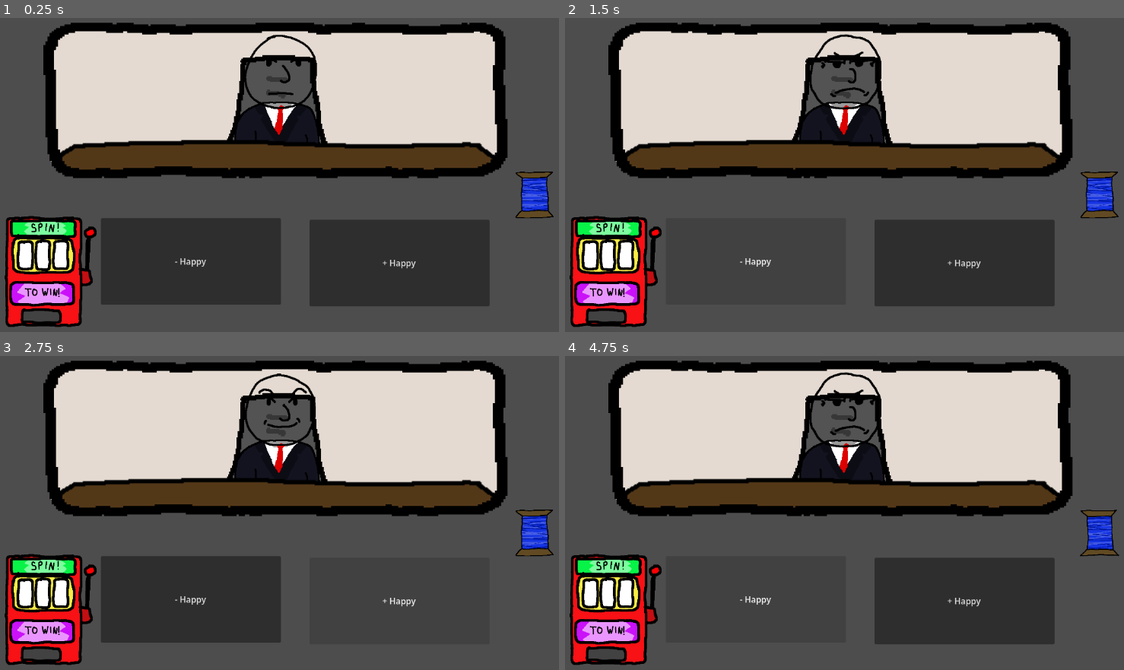
Above: before the commit, frames 1-4 (two rows, left to right).
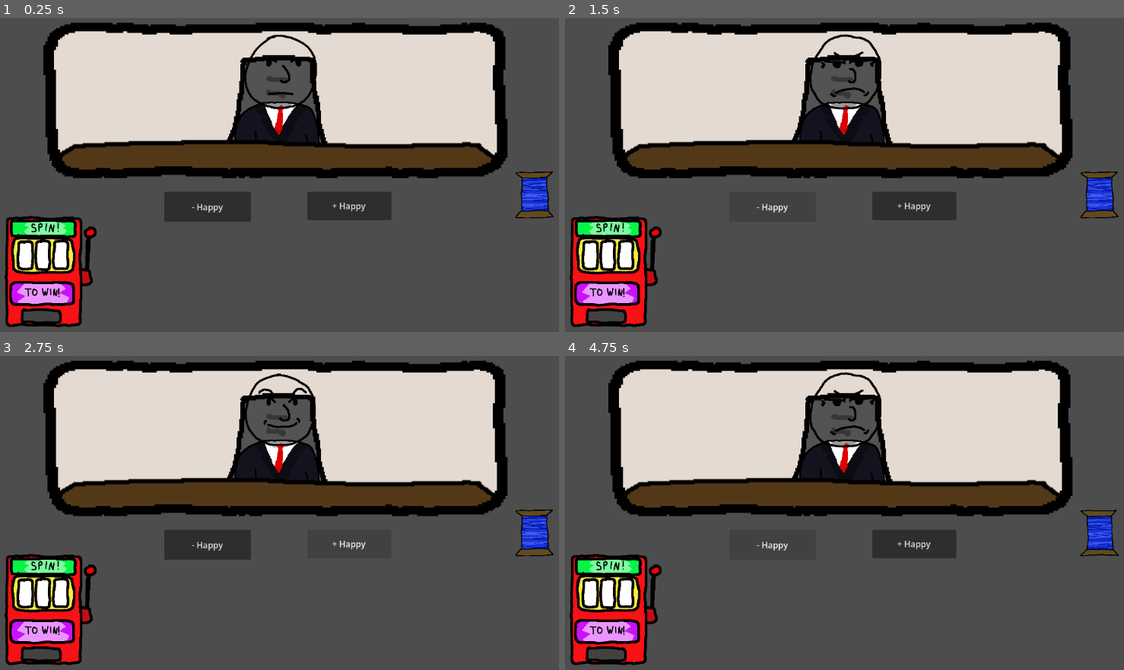
Above: after the commit, the same moments.

Repository: smelv384/spinittowinit
Game: Godot game, scene res://scenes/root.tscn
The game is run twice, just before and just after one commit, with the same random seed, the same clock (stepped at 60 frames per second) and the same inputs.
Inputs:
- Up to frame 1 (0.25 s): no input
- Up to frame 2 (1.5 s): click "+ Happy" at 0.5 s; click "- Happy" at 1.25 s
- Up to frame 3 (2.75 s): click "+ Happy" at 2 s
- Up to frame 4 (4.75 s): click "- Happy" at 2.75 s; click "+ Happy" at 3.5 s; click "- Happy" at 4.25 s

The runs differ from the first frame. In frame 1, 20% of the frame differs, in the area x 18-88%, y 55-92%; in frame 2, 10%; in frame 3, 10%; in frame 4, 10%.

Commit message:
Update to use new face sprites

Diff:
--- a/scenes/Client.tscn
+++ b/scenes/Client.tscn
@@ -8,9 +8,9 @@
 
 [node name="Client" type="Node2D" unique_id=2118541271]
 script = ExtResource("1_j1uaq")
-faces = Array[String](["uid://sbbvwe4v4nqd", "uid://daar4bkvgw6cs", "uid://csadu8hi2lp6o", "uid://cu23csvtxj8cr", "uid://dnjiy43qqss0i"])
-breakpoints = Array[int]([-125, -75, -25, 25, 75, 125])
-default_face = 2
+faces = Array[String](["uid://b6ep5y6kct3m3", "uid://sbbvwe4v4nqd", "uid://daar4bkvgw6cs", "uid://csadu8hi2lp6o", "uid://cu23csvtxj8cr", "uid://dnjiy43qqss0i", "uid://o18l04ncti71"])
+breakpoints = Array[int]([-175, -125, -75, -25, 25, 75, 125, 175])
+default_face = 3
 
 [node name="Viewport" type="Sprite2D" parent="." unique_id=1251225630]
 z_index = 256
--- a/scenes/root.tscn
+++ b/scenes/root.tscn
@@ -12,17 +12,17 @@
 texture = ExtResource("3_jh1ax")
 
 [node name="Button" type="Button" parent="." unique_id=1605488120]
-offset_left = 33.0
-offset_top = 74.0
-offset_right = 374.0
-offset_bottom = 238.0
+offset_left = 29.0
+offset_top = 21.0
+offset_right = 188.0
+offset_bottom = 75.0
 text = "+ Happy"
 
 [node name="Button2" type="Button" parent="." unique_id=490838571]
-offset_left = -362.0
-offset_top = 71.0
-offset_right = -21.0
-offset_bottom = 235.0
+offset_left = -242.0
+offset_top = 21.0
+offset_right = -78.0
+offset_bottom = 78.0
 text = "- Happy"
 
 [node name="Client" parent="." unique_id=2118541271 instance=ExtResource("3_lrqlo")]
Not shown, added: assets/faces/Face-orgasmic-1.png.import
